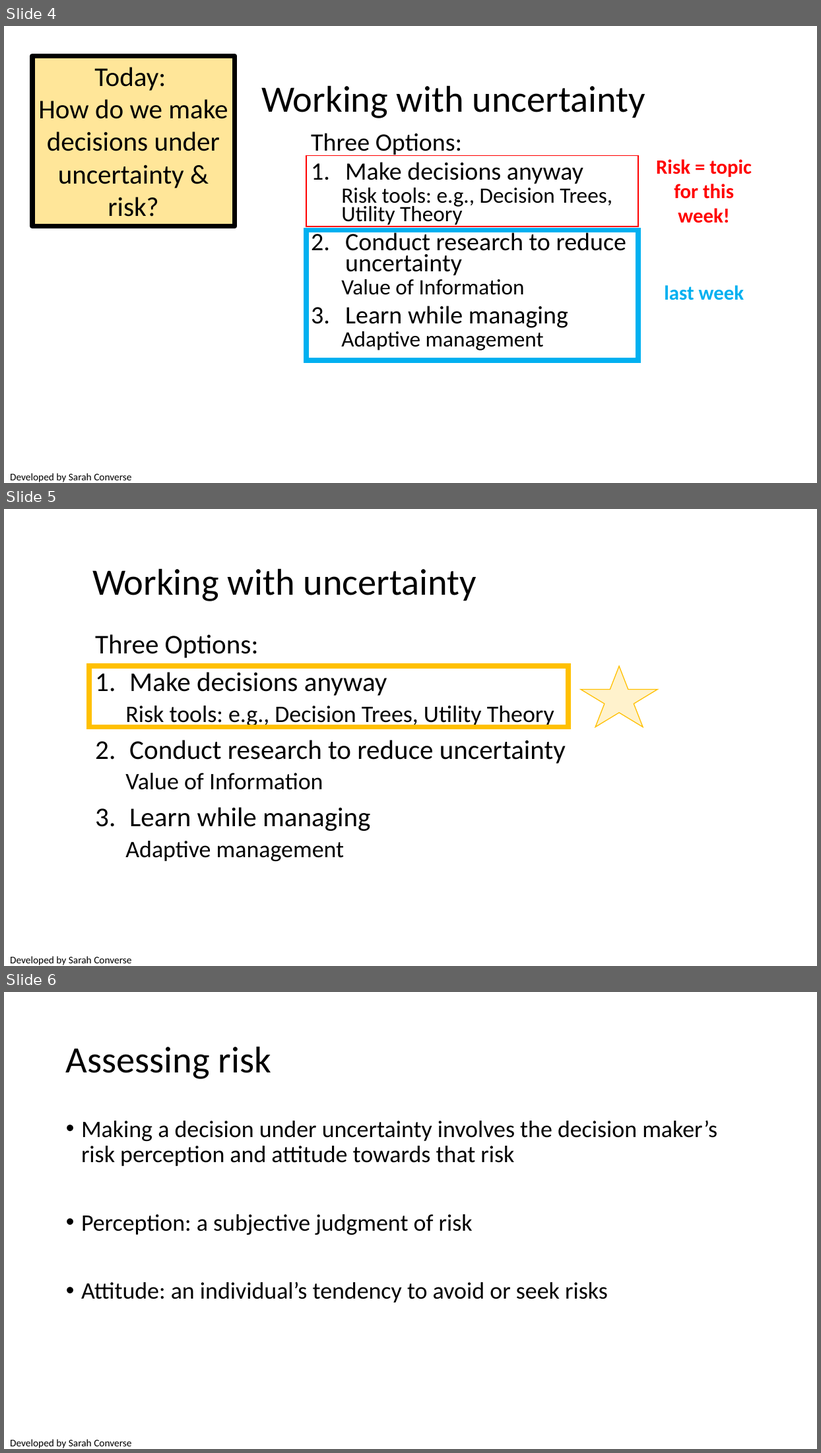
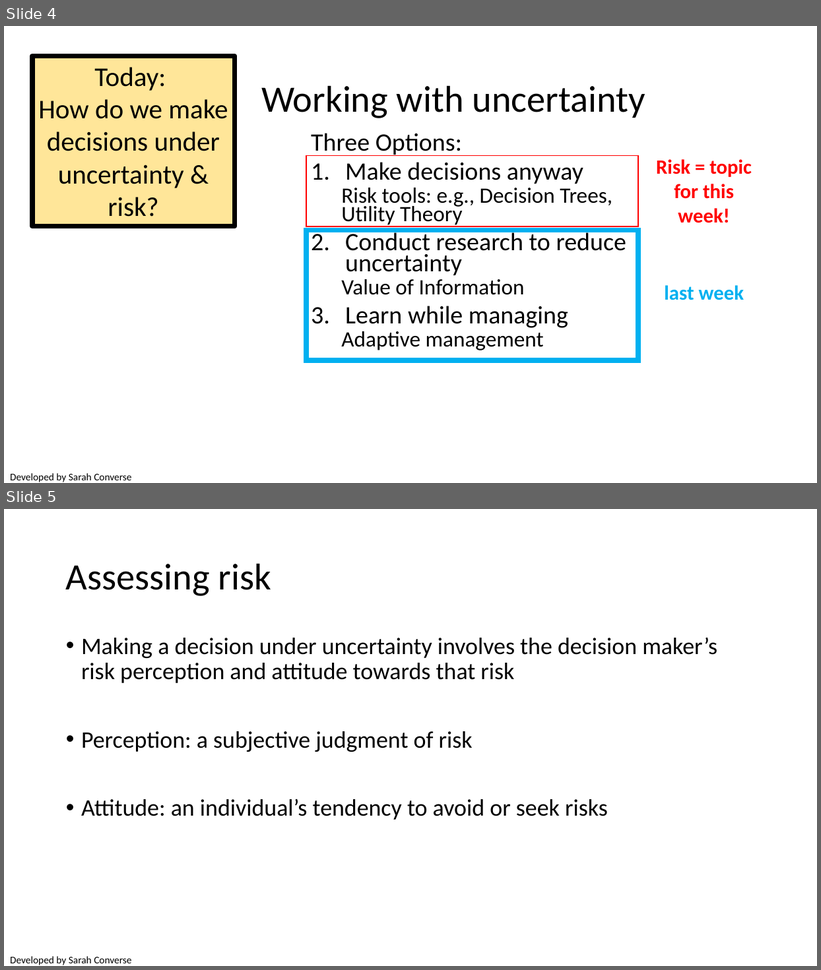
Before and after one commit to briellekthompson/NATR_8001_DecisionAnalysis_Fall25_Mizzou, a slide deck: material/Week7-UncertaintyPart2-Risk/Week7_SDM_Mizzou.pptx. Shown one above the other, each under a label of ours: slides 4, 5 and 6 before the commit, slides 4 and 5 after it. The pictures are 821x1453 and 821x970 pixels, drawn with LibreOffice and Linux fonts; fonts in the diff are those of the drawing; background and template pictures are left out. Boxes give left, top, right and bottom in pixels: in the first picture for what was removed or moved away, otherwise in the second. Text is boxed around its words. In the diff, an @@ line names an element or a change of style, - is before the commit and + after.

```diff
--- a/material/Week7-UncertaintyPart2-Risk/Week7_SDM_Mizzou.pptx
+++ b/material/Week7-UncertaintyPart2-Risk/Week7_SDM_Mizzou.pptx
@@ slide 5 removed at [4,509,817,966], background #FFFFFF @@
@@ title removed at [92,568,477,601] @@
-Working with uncertainty
@@ text removed at [95,634,566,861] @@
-Three Options:
-1. Make decisions anyway
-  Risk tools: e.g., Decision Trees, Utility Theory
-2. Conduct research to reduce uncertainty
-  Value of Information
-3. Learn while managing
-  Adaptive management
@@ rectangle removed at [89,666,569,727] @@
@@ star removed at [581,666,658,727] @@
@@ text removed at [10,956,131,966] @@
-Developed by Sarah Converse
@@ what was slide 6 is now slide 5 @@
```
Also in this commit, not shown: 1 other file.
